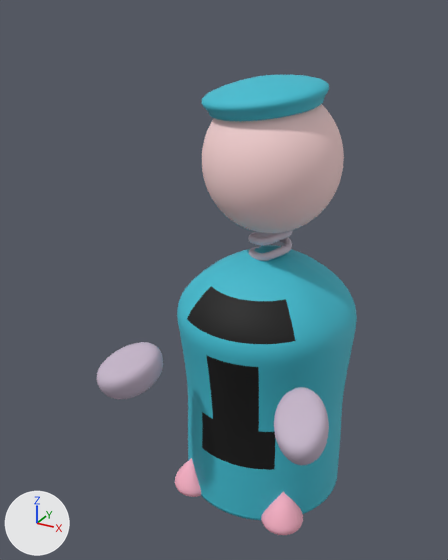
The FBX model MadMansion/Assets/RawModels/Littleboy.fbx as it was, and as the next commit left it.
Both versions are drawn from a 50 mm lens placed at (2.25, -4.77, 4.68), pointed at (-0.24, -0.24, 2.41). Every picture has the same lights, and +X, +Y and +Z are marked at lower left.

Objects in the first picture: 'little boy'.
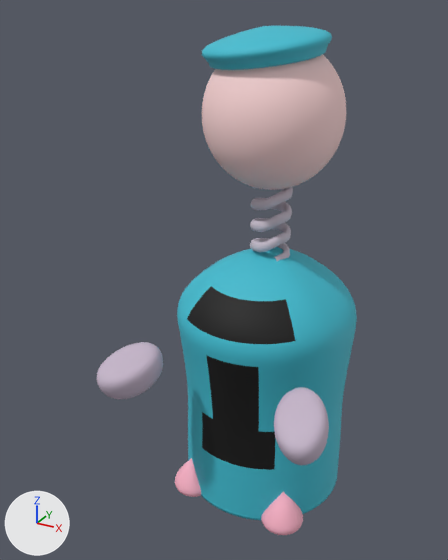
Patch to the scene script:
```diff
--- a/MadMansion/Assets/RawModels/Littleboy.fbx.py
+++ b/MadMansion/Assets/RawModels/Littleboy.fbx.py
@@ me_mesh @@
 me_mesh.from_pydata(...)  # 16610 vertices, 16576 faces; spans x -0.98..1.09, y -1.33..1.05, z 0.03..4.16
 # used by ob_little_boy; location = (0.0, 0.0, 0.0)
+# me_mesh part 1: the loose piece of 3540 vertices spanning x -0.19..0.22, y -0.04..0.4, z 2.46..3.15 is scaled about its middle by (0.923, 0.923, 1.3), then moved by (0.0, 0.0, 0.16)
+# me_mesh part 2: the loose piece of 2306 vertices spanning x -0.58..0.48, y -0.41..0.65, z 3.84..4.16 is moved by (0.0, 0.0, 0.39)
+# me_mesh part 3: the loose piece of 3970 vertices spanning x -0.61..0.62, y -0.43..0.8, z 2.81..4.09 is moved by (0.0, 0.0, 0.39)
 me_mesh.materials.append(mat_black)
```

Where the change shows, as pixel boxes (x1, y1, x2, y2) in the pictures (448 x 560 px; the box of a moved part takes in the faces that stretch with it):
'little boy', reshaped (11% taller): before (97, 75, 357, 535); after (97, 26, 357, 535)
part 1 of me_mesh, moved or reshaped: before (248, 230, 293, 261); after (250, 187, 293, 261)
part 2 of me_mesh, moved or reshaped: before (202, 75, 329, 121); after (202, 26, 332, 70)
part 3 of me_mesh, moved or reshaped: before (202, 104, 344, 233); after (202, 54, 346, 190)
